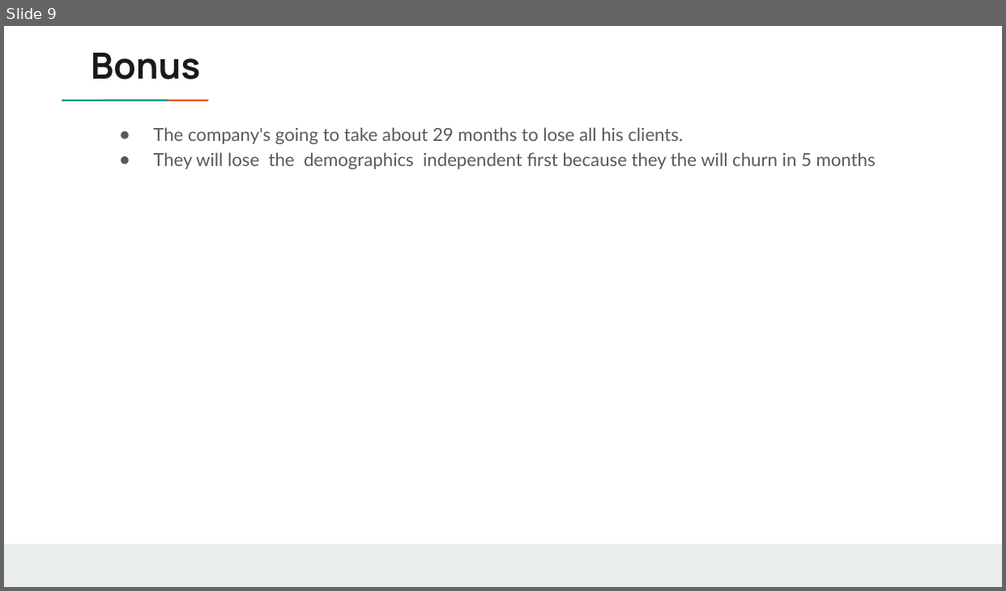
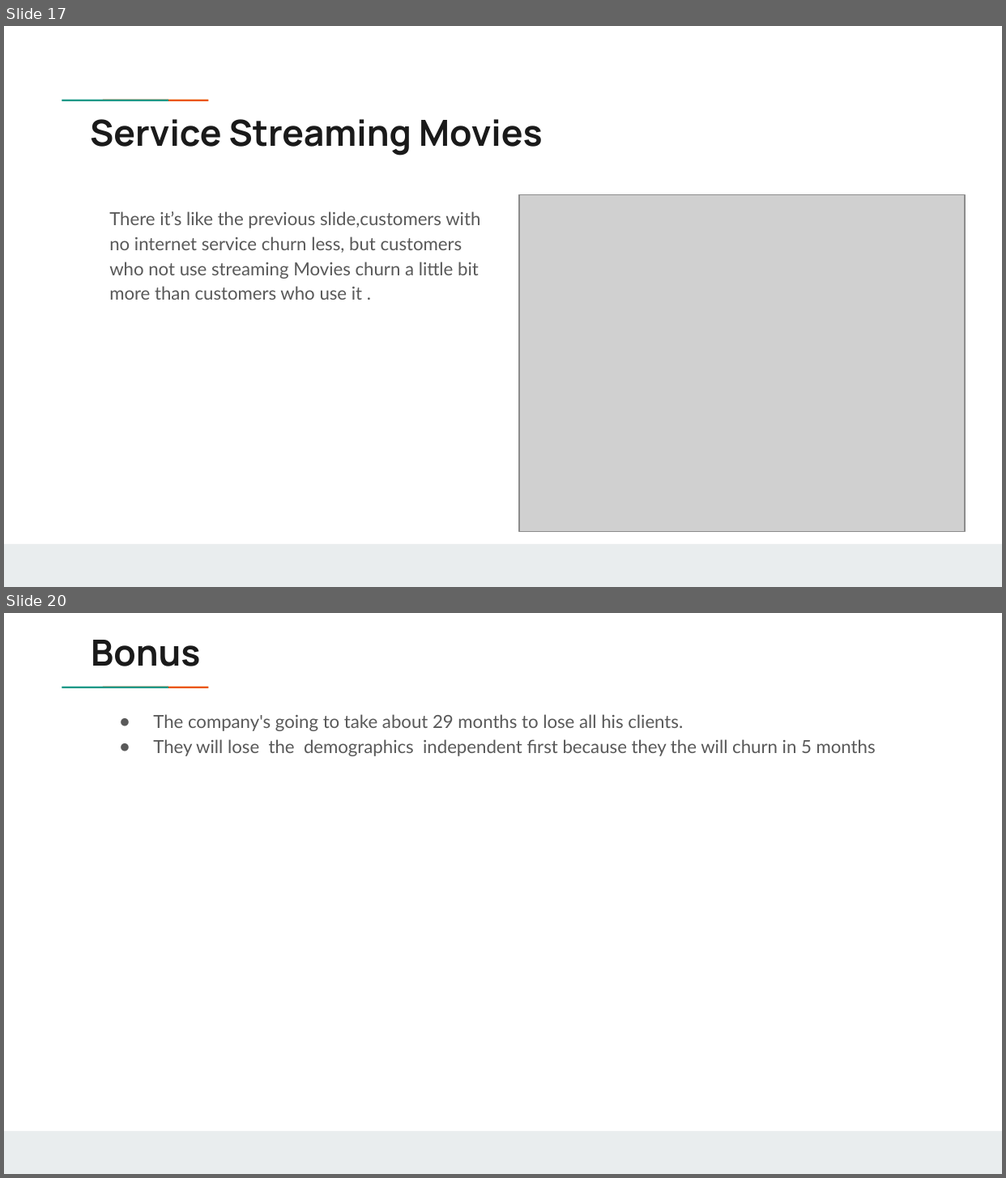
Before and after one commit to Chvava11/Bi_project_customer_churn, a slide deck: Result/Vanessa’s project .pptx. Shown one above the other, each under a label of ours: slide 9 before the commit, slides 17 and 20 after it; the slides between them are not shown. The pictures are 1006x591 and 1006x1178 pixels, drawn with LibreOffice and Linux fonts; fonts in the diff are those of the drawing; grey boxes stand for pictures; background and template pictures are left out. Boxes give left, top, right and bottom in pixels: in the first picture for what was removed or moved away, otherwise in the second. Text is boxed around its words. In the diff, an @@ line names an element or a change of style, - is before the commit and + after.

```diff
--- a/Result/Vanessa’s project .pptx
+++ b/Result/Vanessa’s project .pptx
@@ slide 17 added at <box>4,26,1002,587</box>, background #FFFFFF; not listed: 3 template elements that a slide beside it also shows @@
@@ title added at <box>90,119,543,156</box>, 26 pt, text #1A1A1A, bold @@
+Service Streaming Movies
@@ picture added at <box>519,194,965,532</box> @@
@@ text added at <box>109,211,480,300</box>, 13 pt, text #595959 @@
+There it’s like the previous slide,customers with no internet service churn less, but customers who not use streaming Movies churn a little bit more than customers who use it .
@@ what was slide 9 is now slide 20 @@
```
Also in this commit, not shown: 6 slides changed, 14 other slides added, 2 slides removed, 1 other file.
